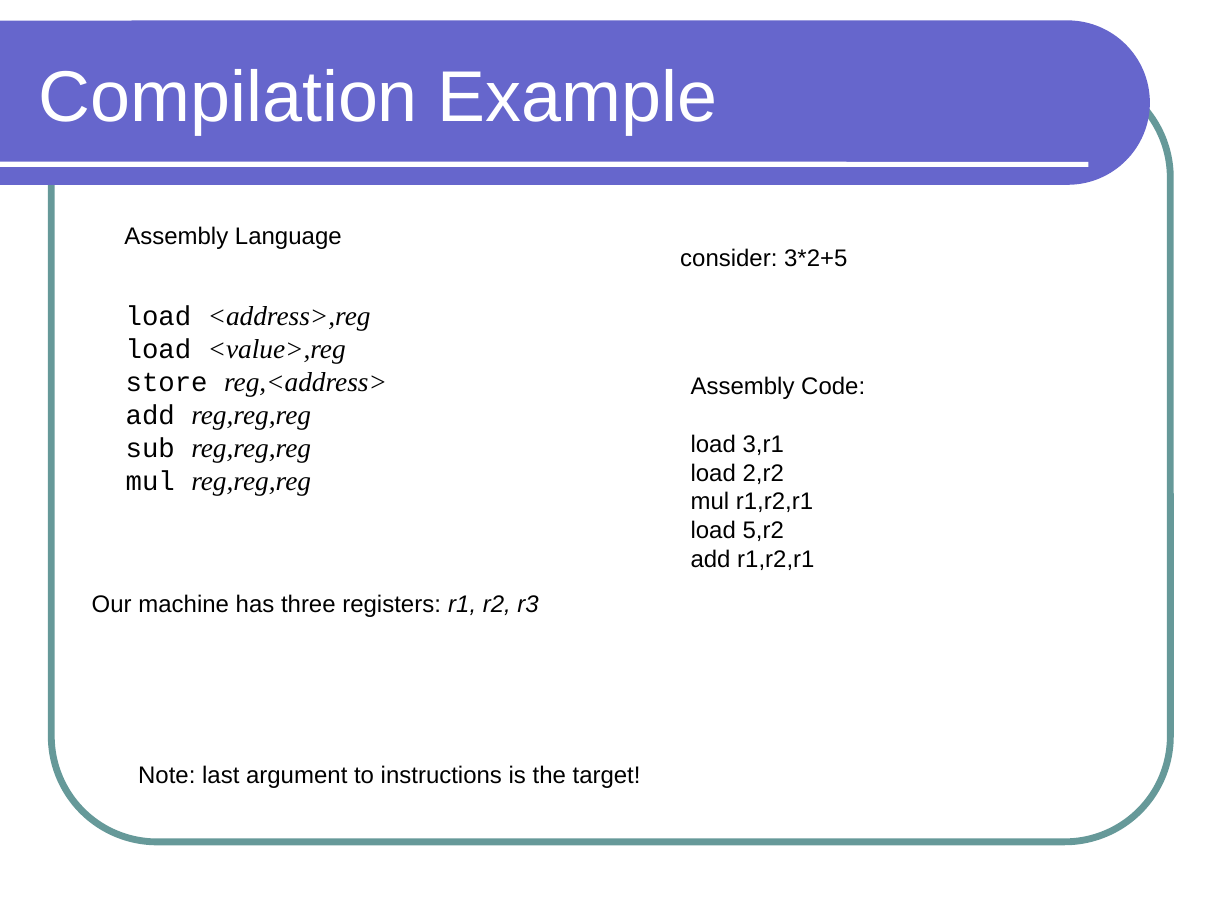
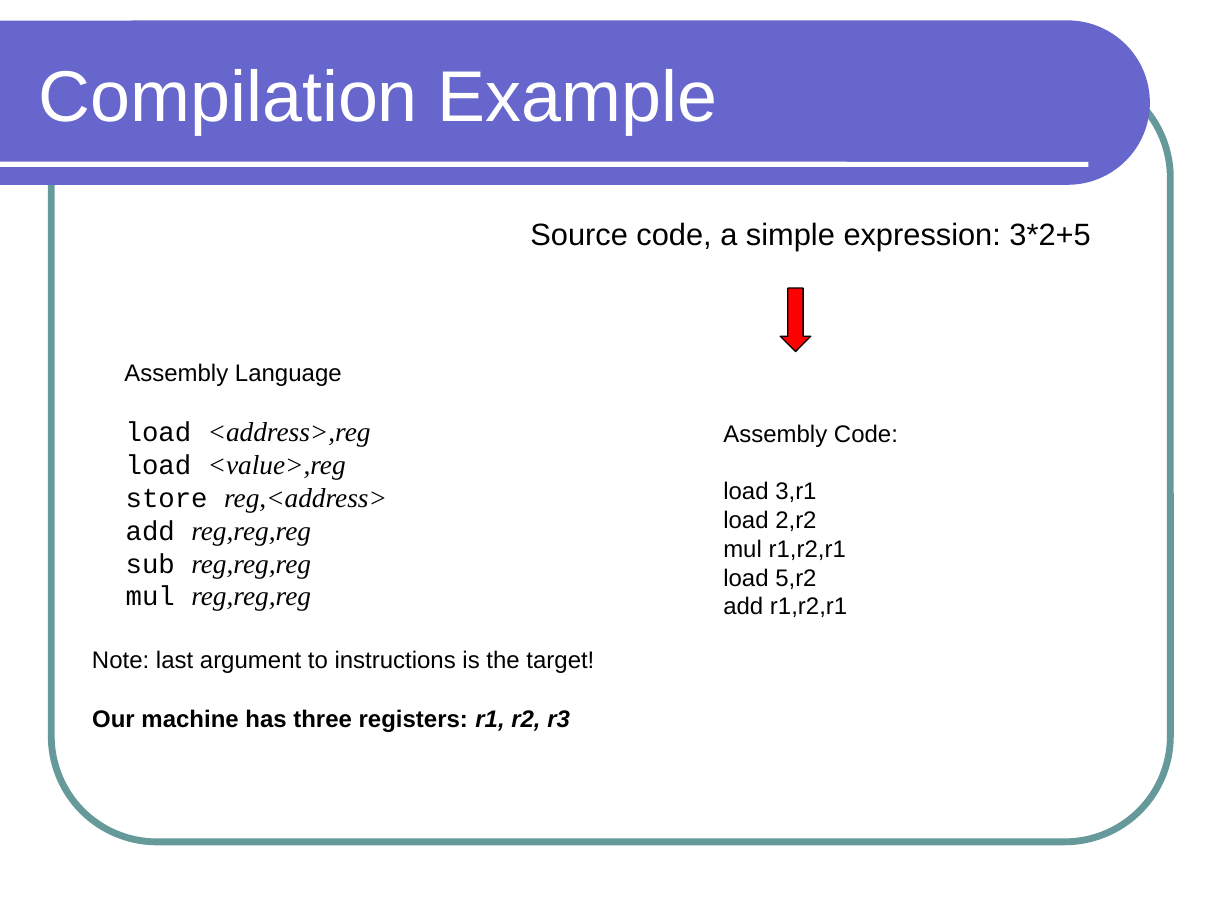
Before and after one commit to lutzhamel/CSC301, a slide deck: slide 21 of notes/csc301-ln012.ppt (slide 6 before the commit). Drawn at 1232x924 pixels with LibreOffice and Linux fonts; fonts in the diff are those of the drawing. Boxes give left, top, right and bottom in pixels: in the first picture for what was removed or moved away, otherwise in the second. Text is boxed around its words. In the diff, an @@ line names an element or a change of style, - is before the commit and + after.

```diff
--- a/notes/csc301-ln012.ppt
+++ b/notes/csc301-ln012.ppt
@@ text at [530, 222, 1090, 251]: text changed; size 14 to 18 pt @@
-consider: 3*2+5
+Source code, a simple expression: 3*2+5
@@ down arrow added at [780, 288, 811, 352], fill #FF0000, outline #000000 0.74 pt @@
@@ text "Assembly Language": place and size @@
-text "Assembly Language" at [124, 226, 342, 249]
+text "Assembly Language" at [124, 363, 342, 386]
@@ text "load <address>,reg load <value>,reg": place and size @@
-text "load <address>,reg load <value>,reg" at [126, 306, 387, 495]
+text "load <address>,reg load <value>,reg" at [126, 422, 387, 611]
@@ text "Assembly Code:": place and size @@
-text "Assembly Code:" at [691, 376, 865, 570]
+text "Assembly Code:" at [723, 424, 898, 617]
@@ text "Note: last argument to instructions ...": place and size @@
-text "Note: last argument to instructions ..." at [138, 765, 641, 788]
+text "Note: last argument to instructions ..." at [92, 650, 594, 673]
@@ text "Our machine has three registers: ...": place and size @@
-text "Our machine has three registers: ..." at [92, 594, 538, 617]
+text "Our machine has three registers: ..." at [92, 709, 570, 732]
@@ text "Our machine has three registers: ..." at [92, 709, 570, 732]: bold on @@
```
Also in this commit, not shown: 14 other slides changed, 3 slides added, 1 slide removed, 7 other files.
